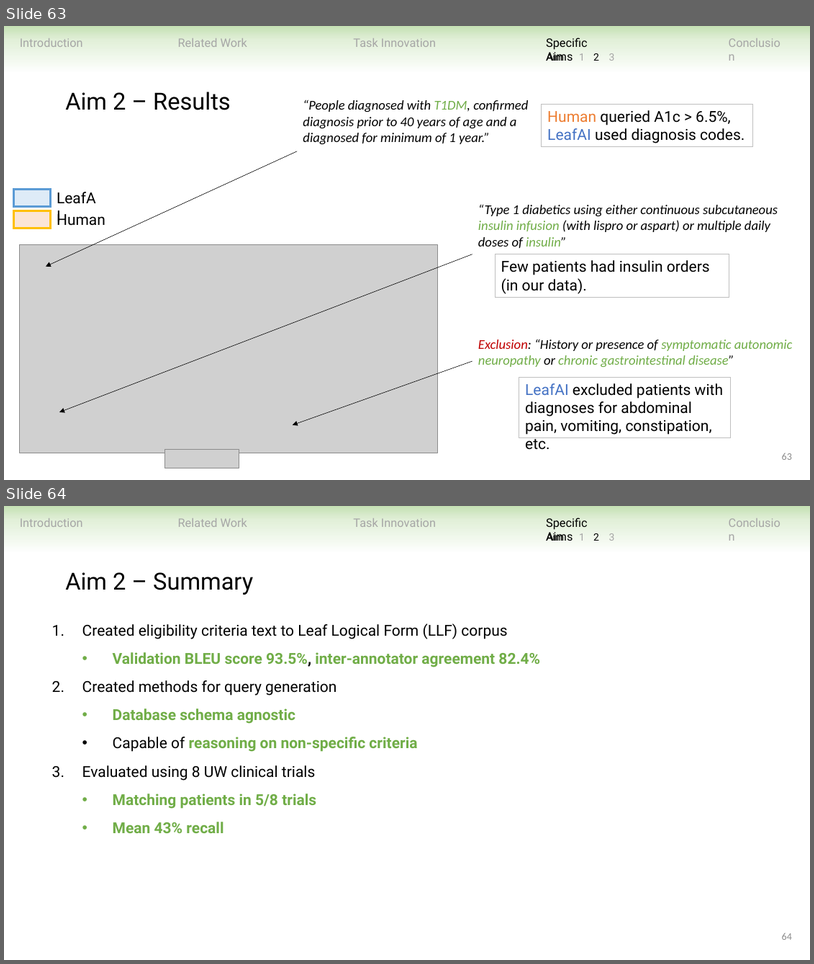
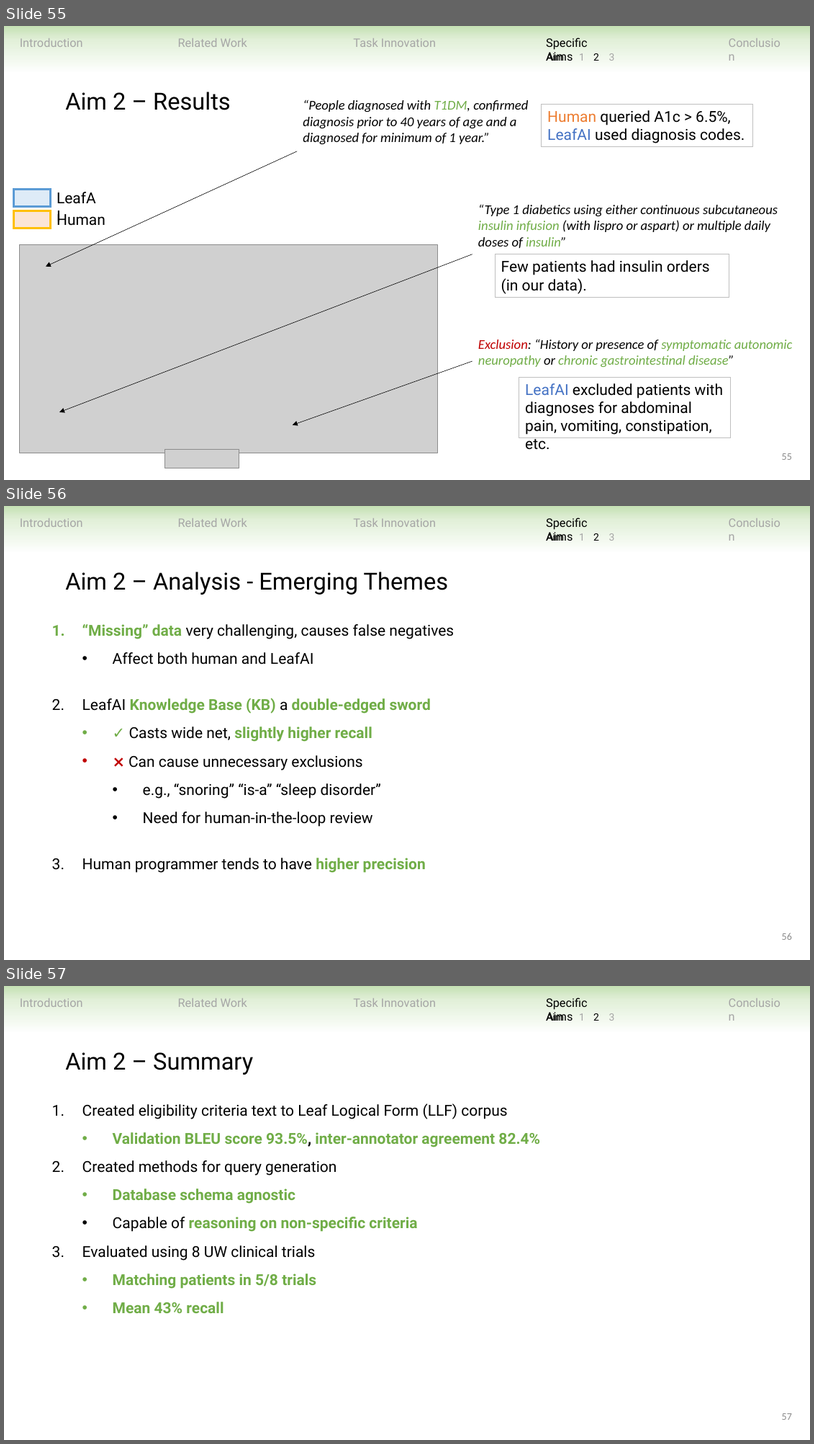
Before and after one commit to ndobb/dissertation, a slide deck: 4_general_exam/presentation/nic_dobbins_general_exam.pptx. Shown one above the other, each under a label of ours: slides 63 and 64 before the commit, slides 55, 56 and 57 after it. The pictures are 814x964 and 814x1444 pixels, drawn with LibreOffice and Linux fonts; fonts in the diff are those of the drawing; grey boxes stand for pictures. Boxes give left, top, right and bottom in pixels: in the first picture for what was removed or moved away, otherwise in the second. Text is boxed around its words. In the diff, an @@ line names an element or a change of style, - is before the commit and + after.

```diff
--- a/4_general_exam/presentation/nic_dobbins_general_exam.pptx
+++ b/4_general_exam/presentation/nic_dobbins_general_exam.pptx
@@ slide 56 added at (4,506,810,960), background #FFFFFF; not listed: 1 template element that a slide beside it also shows @@
@@ group added at (20,512,794,541): 9 texts @@
+Introduction
+Related Work
+Task Innovation
+Specific Aims
+Conclusion
+Aim
+1
+2
+3
@@ text added at (65,572,448,595), 28 pt, text #000000 @@
+Aim 2 – Analysis - Emerging Themes
@@ text added at (82,624,454,872), 18 pt, text #000000 @@
+1. “Missing” data very challenging, causes false negatives
+  • Affect both human and LeafAI
+2. LeafAI Knowledge Base (KB) a double-edged sword
+  • ✓ Casts wide net, slightly higher recall
+  • ⨯ Can cause unnecessary exclusions
+    • e.g., “snoring” “is-a” “sleep disorder”
+    • Need for human-in-the-loop review
+3. Human programmer tends to have higher precision
@@ page number added at (782,932,792,939), 12 pt, text #8C8C8C @@
+56
@@ what was slide 63 is now slide 55 @@
@@ page number at (782,453,792,459): text changed @@
-63
+55
@@ what was slide 64 is now slide 57 @@
@@ page number at (782,1413,792,1419): text changed @@
-64
+57
```
Also in this commit, not shown: 22 slides changed, 2 other slides added, 1 slide removed.
